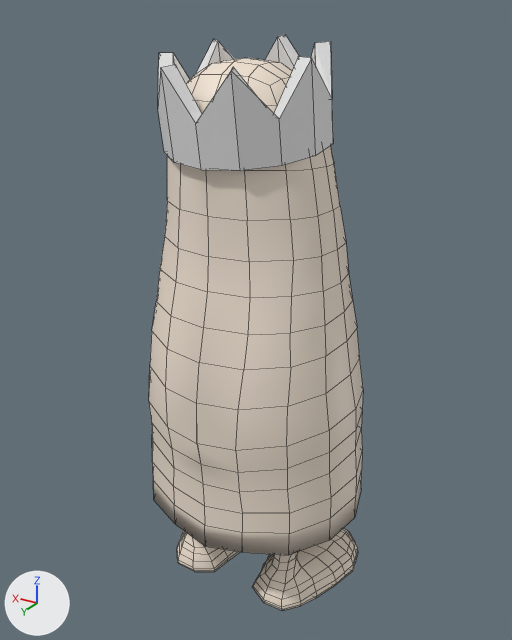
Renders of the Blender file Blender/CosmeticsYOM.blend from each side of a commit.
Before and after are seen from a camera (50 mm lens) standing at (-1.67, 2.71, 2.9) and looking at (0.01, -0.09, 1.5). Arrows for +X, +Y and +Z are at lower left; the lights stay in place. Mesh edges are drawn as thin lines.

Before the edit, the objects in view are built like this:
```python
me_cylinder_005 = bpy.data.meshes.new('Cylinder.005')
me_cylinder_005.from_pydata(...)  # 56 vertices, 56 faces; spans x -0.97..0.97, y -1.0..1.0, z -1.0..1.0
me_stickman_001 = bpy.data.meshes.new('Stickman.001')
me_stickman_001.from_pydata(...)  # 428 vertices, 399 faces; spans x -0.59..0.0, y -0.57..0.45, z 0.39..3.1
# faces by material slot: [375, 24]
me_stickman_001.materials.append(mat_m1_001)  # white #f3e5d5
me_stickman_001.materials.append(mat_material_001)  # black #000000
ob_cylinder = bpy.data.objects.new('Cylinder', me_cylinder_005)
ob_cylinder.location = (0.0, 0.007, 2.573)
ob_cylinder.rotation_euler = (-0.154, 0.0, 0.0)  # degrees (-8.8, 0, 0)
ob_cylinder.scale = (0.378, 0.378, 0.192)
ob_stickman_001 = bpy.data.objects.new('Stickman.001', me_stickman_001)
ob_stickman_001.location = (0.0, 0.0, -0.368)
_m = ob_stickman_001.modifiers.new('Mirror', 'MIRROR')
```
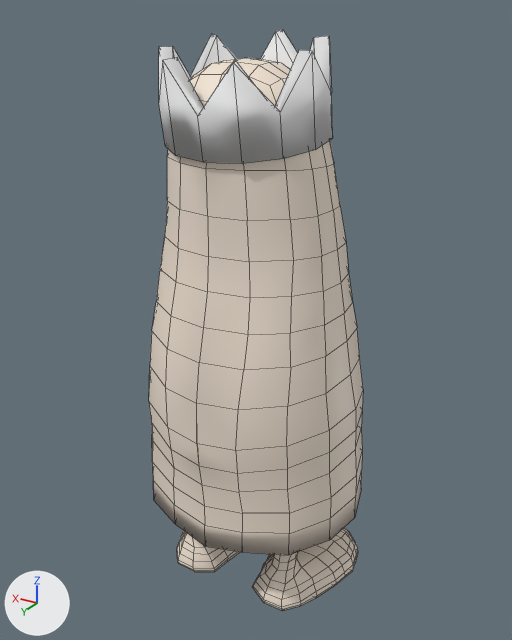
The change, as a diff of the scene's bpy script:
```diff
--- a/Blender/CosmeticsYOM.blend.py
+++ b/Blender/CosmeticsYOM.blend.py
@@ me_cylinder_005 @@
 me_cylinder_005.from_pydata(...)  # 56 vertices, 56 faces; spans x -0.97..0.97, y -1.0..1.0, z -1.0..1.0
 # used by ob_cylinder; location = (0.0, 0.007, 2.573); rotation_euler = (-0.154, 0.0, 0.0), in degrees (-8.8, 0, 0); scale = (0.378, 0.378, 0.192)
+# me_cylinder_005 part 1: all faces are now shaded smooth (56 of 56 changed)
@@ ob_cylinder @@
 ob_cylinder = bpy.data.objects.new('Cylinder', me_cylinder_005)
-ob_cylinder.location = (0.0, 0.007, 2.573)
+ob_cylinder.location = (0.0, 0.011, 2.597)
 ob_cylinder.rotation_euler = (-0.154, 0.0, 0.0)  # degrees (-8.8, 0, 0)
-ob_cylinder.scale = (0.378, 0.378, 0.192)
+ob_cylinder.scale = (0.378, 0.357, 0.192)
```

Changed parts and their boxes [x1, y1, x2, y2] in the pictures (512 x 640 px):
'Cylinder', shading changed, moved, rescaled
    before: [158, 34, 333, 171]
    after: [159, 29, 333, 164]
